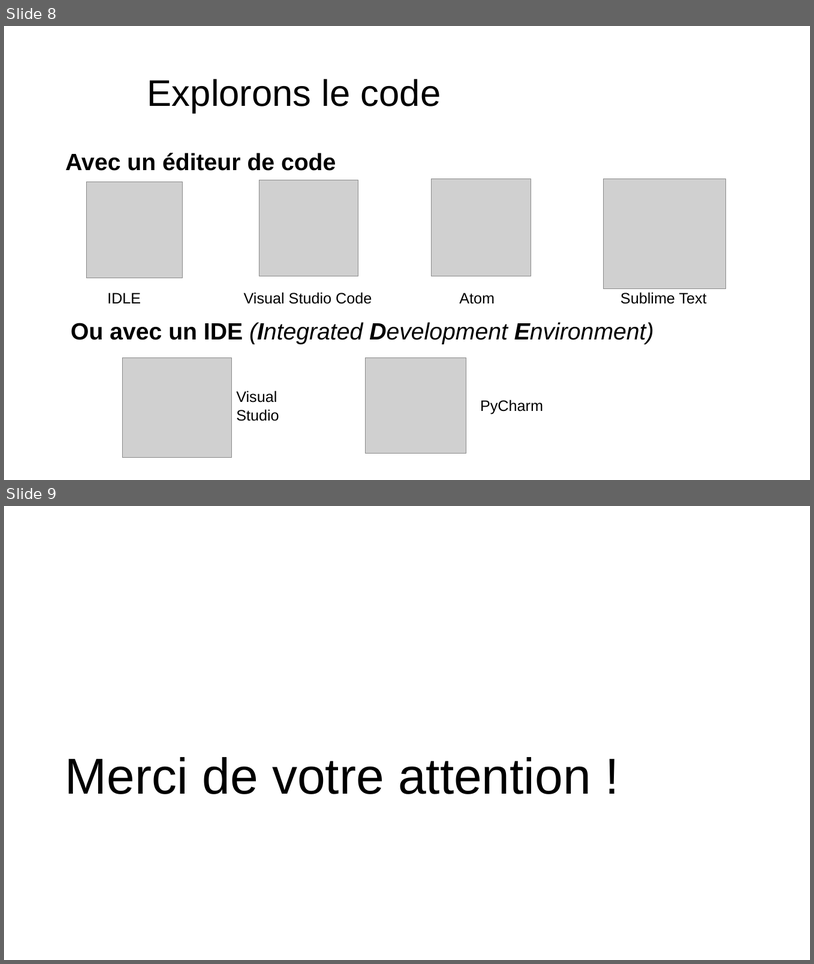
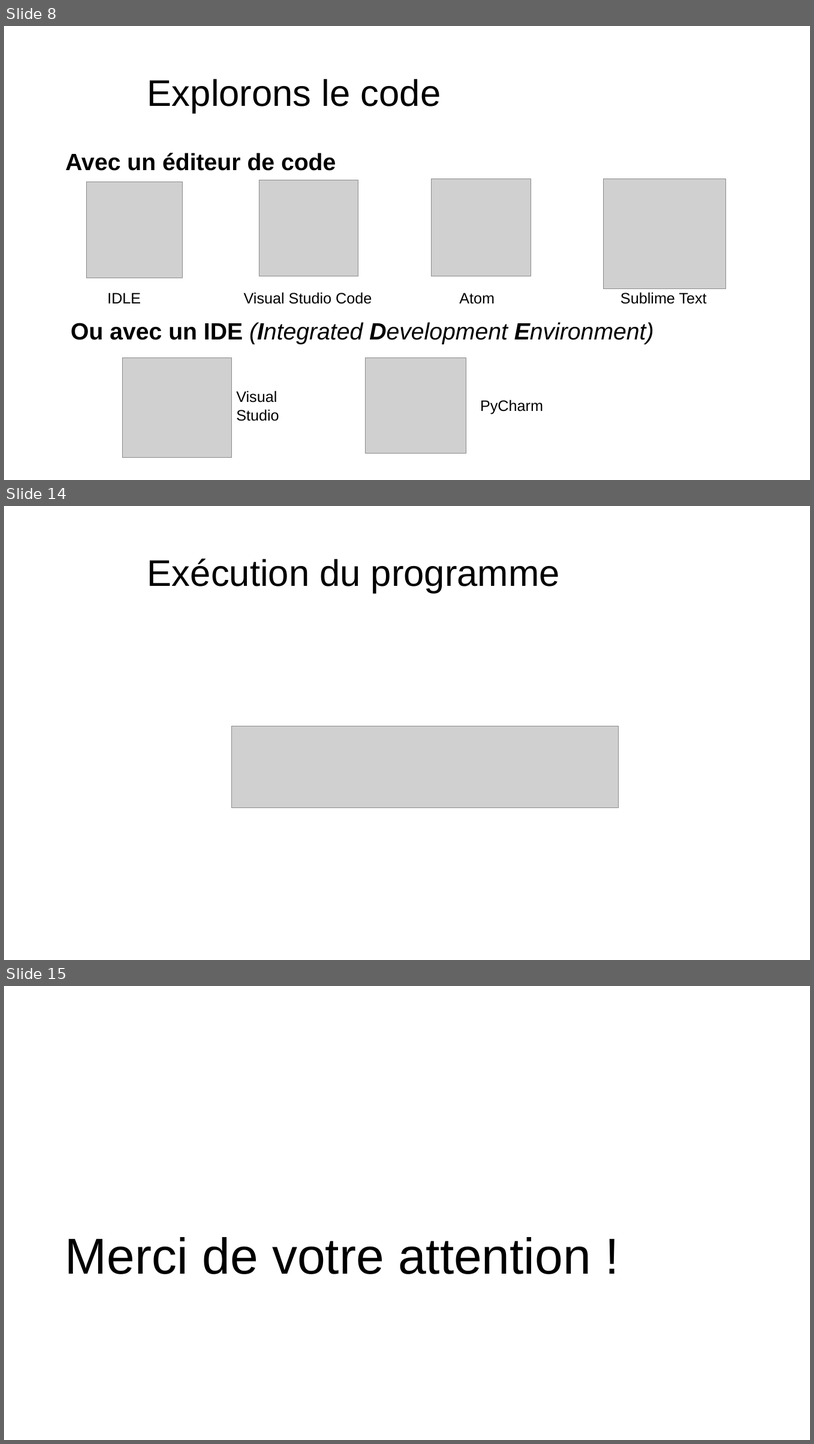
Before and after one commit to Natouche68/present-python-jeu-maths, a slide deck: present_python.pptx. Shown one above the other, each under a label of ours: slides 8 and 9 before the commit, slides 8, 14 and 15 after it; the slides between them are not shown. The pictures are 814x964 and 814x1444 pixels, drawn with LibreOffice and Linux fonts; fonts in the diff are those of the drawing; grey boxes stand for pictures; background and template pictures are left out. Boxes give left, top, right and bottom in pixels: in the first picture for what was removed or moved away, otherwise in the second. Text is boxed around its words. In the diff, an @@ line names an element or a change of style, - is before the commit and + after.

```diff
--- a/present_python.pptx
+++ b/present_python.pptx
@@ slide 14 added at box(4, 506, 810, 960), background picture (left out) @@
@@ title added at box(147, 558, 560, 593), 44 pt, text #000000 @@
+Exécution du programme
@@ picture added at box(231, 726, 619, 808) @@
@@ what was slide 9 is now slide 15 @@
```
Also in this commit, not shown: 5 other slides added, 1 other file.
